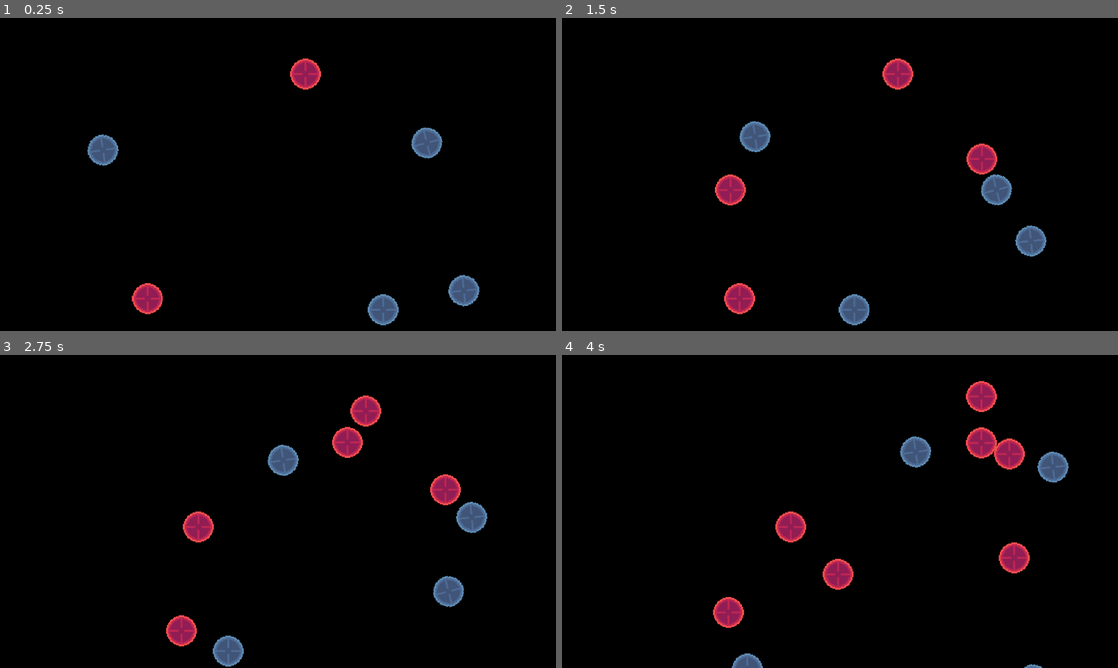
Above: before the commit, frames 1-4 (two rows, left to right).
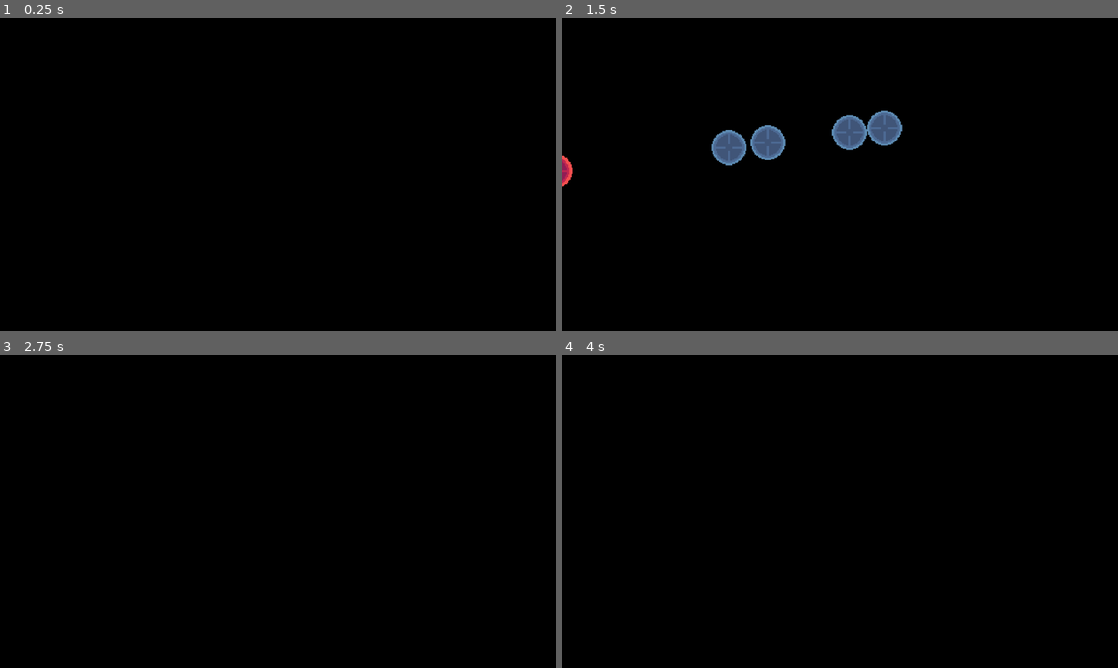
Above: after the commit, the same moments.

Repository: townofdon/godot-physics-test-2d
Game: Godot game, scene res://gameplay.tscn
Two runs of this game, one before a commit and one after it. Both use one fixed random seed, a clock stepped at 60 frames per second and the inputs below.
Inputs (mouse positions are in pixels of both pictures, inside the frame that each line leads up to):
- Up to frame 1 (0.25 s): no input
- Up to frame 2 (1.5 s): move the mouse to (962, 158) at 0.52 s; hold D (right, bound only after the commit) 0.53-1.28 s; hold Shift (shift, bound only after the commit) 0.53-1.28 s; click (962, 158) at 0.67 s; tap = (zoom_in, bound only after the commit) at 0.8, 1.35 s; move the mouse to (728, 190) at 1.27 s; hold Down (down, bound only after the commit) from 1.28 s (still down); click (728, 190) at 1.42 s
- Up to frame 3 (2.75 s): tap - (zoom_out, bound only after the commit) at 1.55 s; move the mouse to (333, 442) at 2.02 s; release Down (down, bound only after the commit) at 2.03 s; hold D (right, bound only after the commit) from 2.03 s (still down); hold - (zoom_out, bound only after the commit) from 2.03 s (still down); click (333, 442) at 2.17 s; tap Shift (shift, bound only after the commit) at 2.3 s
- Up to frame 4 (4 s): move the mouse to (812, 574) at 2.77 s; release D (right, bound only after the commit) at 2.78 s; release - (zoom_out, bound only after the commit) at 2.78 s; hold Up (up, bound only after the commit) 2.78-3.53 s; tap Shift (shift, bound only after the commit) at 2.85 s; click (812, 574) at 2.92 s; tap = (zoom_in, bound only after the commit) at 3.05 s; move the mouse to (1006, 558) at 3.52 s; hold Left (left, bound only after the commit) from 3.53 s (still down); hold = (zoom_in, bound only after the commit) from 3.53 s (still down); click (1006, 558) at 3.67 s; tap - (zoom_out, bound only after the commit) at 3.8 s

The runs differ from the first frame. In frame 1, 2.6% of the frame differs, in the area x 15-87%, y 12-99%; in frame 2, 5.4%, in the area x 0-88%, y 12-99%; in frame 3, 3.9%; in frame 4, 4.1%.

Commit message:
fix force buildup; add fast obj add, camera move

Diff:
--- a/core/ForceOverTime.gd
+++ b/core/ForceOverTime.gd
@@ -1,14 +1,24 @@
 extends RefCounted
 class_name ForceOverTime
+
+enum {
+	COLLISION,
+	AFFECTOR,
+	TRACTOR_BEAM,
+	# etc.
+}
 
 var _force := Vector2.ZERO
 var _duration := 0.0
 var _timeLeft := 0.0
+var _type := 0
+var _entity_collided_with: Node
 
-func _init(force: Vector2, duration: float) -> void:
+func _init(force: Vector2, duration: float, type: int, entity_collided_with = null) -> void:
 	_force = force
 	_duration = duration
 	_timeLeft = duration
+	_entity_collided_with = entity_collided_with
 
 func debug() -> void:
 	print("f=", _force, ",t=", _timeLeft)
@@ -26,3 +36,9 @@
 
 func is_completed() -> bool:
 	return _timeLeft <= 0
+
+func did_collide_with(node: Node) -> bool:
+	return _entity_collided_with && node == _entity_collided_with
+
+func is_type(type: int) -> bool:
+	return _type == type
--- a/entities/entity.gd
+++ b/entities/entity.gd
@@ -23,6 +23,7 @@
 	var external_velocity := Vector2.ZERO
 	var t := 0.0
 	for force in forces:
+		if (force.is_completed()): continue
 		external_velocity += force.get_value()
 		t += force.get_t()
 	velocity = lerp(direction * speed, external_velocity, clamp(t, 0, 1))
@@ -57,11 +58,34 @@
 	return (a.mass * a.velocity + b.mass * b.velocity) / (a.mass + b.mass)
 
 func _collide_with_entity(other: Entity, collision: KinematicCollision2D) -> void:
+	# TODO: factor collision_magnitude into damage
 	var collision_magnitude := (self.velocity - other.velocity).length()
-	# TODO: factor collision_magnitude into damage
+	var dot_normal := velocity.normalized().dot(collision.get_normal())
+	var vector_to_other := other.global_position - self.global_position
+	var dot_pos := velocity.normalized().dot(vector_to_other.normalized())
+	var dot_travel := velocity.normalized().dot(collision.get_travel())
+	var is_other_behind:bool = dot_pos < 0 || dot_travel < 0
+	var is_glancing_collision:bool = false
+
 	# ignore the collider for one frame
 	last_collision_entity = other
 	add_collision_exception_with(last_collision_entity)
+
+	#if is_other_behind:
+		## push objects apart
+		#var zmf := _calc_zmf(self, other)
+		#var explosive_direction := vector_to_other * 0.5
+		#return
+
+	# problems:
+	# 1. glancing collisions are too abrubt
+	# - take dot of velocity vs. normal into account?
+	# - is this actually a problem?
+	# 2. overlapping colliders result in massive velocity buildup
+	# - push away objects behind
+	# - given a and b like `(a) (b)` moving right, if b collides with a, push it the opposite direction
+	# - this is a big problem
+
 	# see: https://isaacphysics.org/concepts/cp_collisions
 	# 1. convert to zero-momentum-frame (zmf)
 	var ua := self.velocity
@@ -76,8 +100,35 @@
 	# 4. convert velocities back to LAB frame
 	var va := va_zmf + zmf
 	var vb := vb_zmf + zmf
-	self.velocity = va * self.bounce
-	other.velocity = vb * other.bounce
+	if (is_other_behind):
+		self.velocity = -1 * vector_to_other.normalized() * vb.length()
+		other.velocity = vector_to_other.normalized() * vb.length()
+	else:
+		self.velocity = va * self.bounce
+		other.velocity = vb * other.bounce
 
-	self.forces.append(ForceOverTime.new(self.velocity, 1))
-	other.forces.append(ForceOverTime.new(other.velocity, 1))
+	self.remove_forces_by_type(ForceOverTime.COLLISION)
+	other.remove_forces_by_type(ForceOverTime.COLLISION)
+	self.forces.append(ForceOverTime.new(self.velocity, 1, ForceOverTime.COLLISION, other))
+	other.forces.append(ForceOverTime.new(other.velocity, 1, ForceOverTime.COLLISION, self))
+
+	#print('-----')
+	#print(name, ' collided ', other.name)
+	#print('num_forces=', forces.size())
+	#print('vector_to_other=', vector_to_other)
+	#print('v1_before=', ua, ',v1_after=', va)
+	#print('v2_before=', ub, ',v2_after', vb)
+	#print('travel=', collision.get_travel())
+	#print('normal=', collision.get_normal())
+	#print('dot_pos=', ua.normalized().dot(vector_to_other.normalized()))
+	#print('dot_vel=', ua.normalized().dot(ub.normalized()))
+	#print('dot_normal=', ua.normalized().dot(collision.get_normal()))
+	#print('dot_travel=', ua.normalized().dot(collision.get_travel().normalized()))
+	#print('frame=', frame_count)
+
+func remove_forces_by_type(type: int) -> void:
+	for i in range(forces.size()-1, -1, -1):
+		var force:ForceOverTime = forces[i]
+		if (!force || force.is_completed()): continue
+		if (force.is_type(type)):
+			forces.remove_at(i)
--- a/gameplay.gd
+++ b/gameplay.gd
@@ -1,20 +1,47 @@
 extends Node2D
 class_name Gameplay
 
+@export var camera_move_speed := 100
+@export var camera_zoom_speed := Vector2(1, 1)
 @onready var red = preload("res://entities/RedBall.tscn")
 @onready var blue = preload("res://entities/BlueBall.tscn")
+@onready var camera = $Camera2D
 
-func _input(event):
-	if event is InputEventMouseButton && event.pressed:
+func _process(delta: float) -> void:
+	var pos := get_viewport().get_mouse_position()
+	var mouse_down := Input.is_mouse_button_pressed(MOUSE_BUTTON_LEFT)
+	var shift_pressed := Input.is_action_pressed("shift")
+	if mouse_down:
 		var node: Entity
-		var direction: Vector2
-		if (event.shift_pressed):
+		if (shift_pressed):
 			node = blue.instantiate()
-			direction = Vector2.LEFT
 		else:
 			node = red.instantiate()
-			direction = Vector2.RIGHT
-		self.get_parent().add_child(node)
-		node.global_position = event.position
+		self.add_child(node)
+		var rect := get_viewport_rect()
+		var center := rect.get_center()
+		var direction:Vector2 = (center - pos).normalized()
+		node.global_position = pos
 		node.direction = direction
 		node.velocity = node.speed * node.direction
+
+	# move camera
+	var camera_direction := Vector2.ZERO
+	if Input.is_action_pressed("up"):
+		camera_direction += Vector2.UP
+	if Input.is_action_pressed("down"):
+		camera_direction += Vector2.DOWN
+	if Input.is_action_pressed("left"):
+		camera_direction += Vector2.LEFT
+	if Input.is_action_pressed("right"):
+		camera_direction += Vector2.RIGHT
+	if Input.is_action_pressed("zoom_in"):
+		camera.zoom = camera.zoom + camera_zoom_speed * delta
+	elif Input.is_action_pressed("zoom_out"):
+		camera.zoom = camera.zoom - camera_zoom_speed * delta
+		camera.zoom.x = max(camera.zoom.x, 0.1)
+		camera.zoom.y = max(camera.zoom.y, 0.1)
+	camera.position = camera.position + camera_direction * camera_move_speed * delta / camera.zoom
+
+	var num_objects := get_child_count()
+	print(Engine.get_frames_per_second(), ",", get_child_count())
--- a/gameplay.tscn
+++ b/gameplay.tscn
@@ -1,46 +1,12 @@
-[gd_scene load_steps=4 format=3 uid="uid://bs1xnfkbw1v1n"]
+[gd_scene load_steps=2 format=3 uid="uid://bs1xnfkbw1v1n"]
 
-[ext_resource type="PackedScene" uid="uid://dqvbbveoku8y" path="res://entities/RedBall.tscn" id="1_n4psk"]
 [ext_resource type="Script" uid="uid://2nft2qu6dwhx" path="res://gameplay.gd" id="1_oe8ih"]
-[ext_resource type="PackedScene" uid="uid://co0hbkbnvcc4t" path="res://entities/BlueBall.tscn" id="2_ej4tk"]
 
 [node name="Gameplay" type="Node2D"]
 script = ExtResource("1_oe8ih")
+camera_move_speed = 500
 
-[node name="RedBall" parent="." instance=ExtResource("1_n4psk")]
-position = Vector2(621, 116)
-rotation = 1.5708
-
-[node name="BlueBall" parent="." instance=ExtResource("2_ej4tk")]
-position = Vector2(176, 279)
-rotation = 1.42339
-slide_on_ceiling = false
-floor_stop_on_slope = false
-floor_block_on_wall = false
-
-[node name="BlueBall2" parent="." instance=ExtResource("2_ej4tk")]
-position = Vector2(832, 604)
-rotation = -1.57079
-slide_on_ceiling = false
-floor_stop_on_slope = false
-floor_block_on_wall = false
-
-[node name="RedBall2" parent="." instance=ExtResource("1_n4psk")]
-position = Vector2(293, 581)
-rotation = 1.5708
-
-[node name="BlueBall3" parent="." instance=ExtResource("2_ej4tk")]
-position = Vector2(965, 602)
-rotation = -0.102675
-scale = Vector2(1, 1)
-slide_on_ceiling = false
-floor_stop_on_slope = false
-floor_block_on_wall = false
-
-[node name="BlueBall4" parent="." instance=ExtResource("2_ej4tk")]
-position = Vector2(875, 222)
-rotation = 2.89022
-scale = Vector2(1, 1)
-slide_on_ceiling = false
-floor_stop_on_slope = false
-floor_block_on_wall = false
+[node name="Camera2D" type="Camera2D" parent="."]
+anchor_mode = 0
+position_smoothing_enabled = true
+position_smoothing_speed = 20.0
--- a/project.godot
+++ b/project.godot
@@ -21,9 +21,43 @@
 
 [input]
 
-Shift={
+shift={
 "deadzone": 0.2,
 "events": [Object(InputEventKey,"resource_local_to_scene":false,"resource_name":"","device":-1,"window_id":0,"alt_press …(195 unchanged characters)…
+]
+}
+up={
+"deadzone": 0.2,
+"events": [Object(InputEventKey,"resource_local_to_scene":false,"resource_name":"","device":0,"window_id":0,"alt_pressed":false,"shift_pressed":false,"ctrl_pressed":false,"meta_pressed":false,"pressed":false,"keycode":0,"physical_keycode":4194320,"key_label":0,"unicode":0,"location":0,"echo":false,"script":null)
+, Object(InputEventKey,"resource_local_to_scene":false,"resource_name":"","device":-1,"window_id":0,"alt_pressed":false,"shift_pressed":false,"ctrl_pressed":false,"meta_pressed":false,"pressed":false,"keycode":0,"physical_keycode":87,"key_label":0,"unicode":119,"location":0,"echo":false,"script":null)
+]
+}
+down={
+"deadzone": 0.2,
+"events": [Object(InputEventKey,"resource_local_to_scene":false,"resource_name":"","device":-1,"window_id":0,"alt_pressed":false,"shift_pressed":false,"ctrl_pressed":false,"meta_pressed":false,"pressed":false,"keycode":0,"physical_keycode":4194322,"key_label":0,"unicode":0,"location":0,"echo":false,"script":null)
+, Object(InputEventKey,"resource_local_to_scene":false,"resource_name":"","device":-1,"window_id":0,"alt_pressed":false,"shift_pressed":false,"ctrl_pressed":false,"meta_pressed":false,"pressed":false,"keycode":0,"physical_keycode":83,"key_label":0,"unicode":115,"location":0,"echo":false,"script":null)
+]
+}
+left={
+"deadzone": 0.2,
+"events": [Object(InputEventKey,"resource_local_to_scene":false,"resource_name":"","device":-1,"window_id":0,"alt_pressed":false,"shift_pressed":false,"ctrl_pressed":false,"meta_pressed":false,"pressed":false,"keycode":0,"physical_keycode":4194319,"key_label":0,"unicode":0,"location":0,"echo":false,"script":null)
+, Object(InputEventKey,"resource_local_to_scene":false,"resource_name":"","device":-1,"window_id":0,"alt_pressed":false,"shift_pressed":false,"ctrl_pressed":false,"meta_pressed":false,"pressed":false,"keycode":0,"physical_keycode":65,"key_label":0,"unicode":97,"location":0,"echo":false,"script":null)
+]
+}
+right={
+"deadzone": 0.2,
+"events": [Object(InputEventKey,"resource_local_to_scene":false,"resource_name":"","device":-1,"window_id":0,"alt_pressed":false,"shift_pressed":false,"ctrl_pressed":false,"meta_pressed":false,"pressed":false,"keycode":0,"physical_keycode":68,"key_label":0,"unicode":100,"location":0,"echo":false,"script":null)
+, Object(InputEventKey,"resource_local_to_scene":false,"resource_name":"","device":-1,"window_id":0,"alt_pressed":false,"shift_pressed":false,"ctrl_pressed":false,"meta_pressed":false,"pressed":false,"keycode":0,"physical_keycode":4194321,"key_label":0,"unicode":0,"location":0,"echo":false,"script":null)
+]
+}
+zoom_out={
+"deadzone": 0.2,
+"events": [Object(InputEventKey,"resource_local_to_scene":false,"resource_name":"","device":-1,"window_id":0,"alt_pressed":false,"shift_pressed":false,"ctrl_pressed":false,"meta_pressed":false,"pressed":false,"keycode":0,"physical_keycode":45,"key_label":0,"unicode":45,"location":0,"echo":false,"script":null)
+]
+}
+zoom_in={
+"deadzone": 0.2,
+"events": [Object(InputEventKey,"resource_local_to_scene":false,"resource_name":"","device":-1,"window_id":0,"alt_pressed":false,"shift_pressed":false,"ctrl_pressed":false,"meta_pressed":false,"pressed":false,"keycode":0,"physical_keycode":61,"key_label":0,"unicode":61,"location":0,"echo":false,"script":null)
 ]
 }
 
